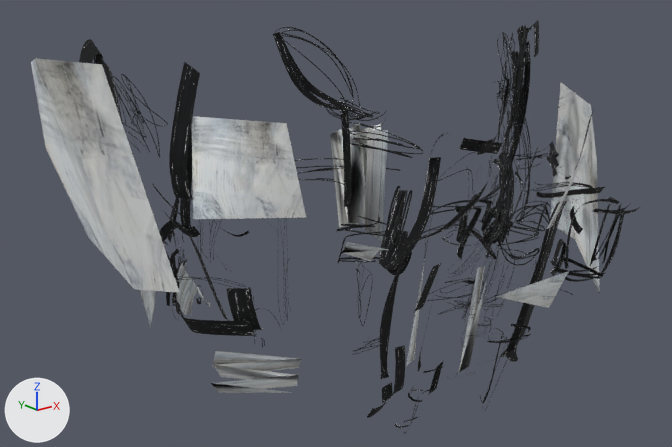
The glTF model docs/systemeundmenschen.glb, before and after one commit.
The view is the same before and after, from a camera (50 mm lens) standing at (-16.67, -19.91, 11.64) and looking at (-0.87, -0.15, 3.74). Arrows for +X, +Y and +Z are at lower left; the lights stay in place. Where no turn or scale is listed for an object, it has been applied to the vertices. Vertices at the same position are counted once.

Names of what the first picture shows: 'black', 'white'.
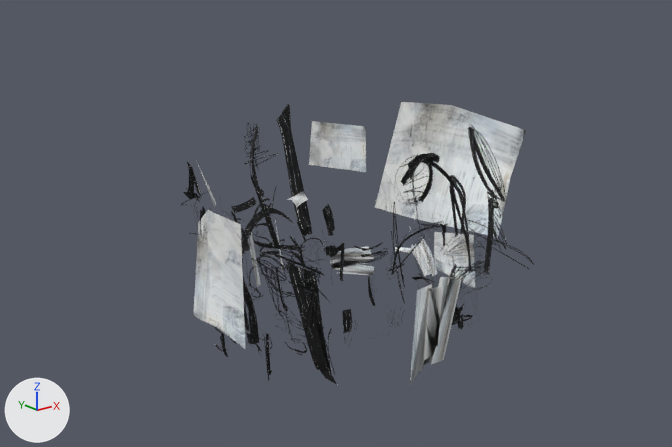
ob_empty is not drawn itself; it is the parent of ob_white, ob_lookat.

Where the newer file only moved an object's origin or applied its transform, the numbers keep the older frame.

Pixel boxes [x1, y1, x2, y2] of what changed, in the pictures (672 x 447 px; the box of a moved part takes in the faces that stretch with it):
'white', reshaped, rescaled (41% narrower, 16% shorter): before [31, 58, 600, 393]; after [193, 102, 526, 384]
'black', mesh turned: before [79, 20, 640, 434]; after [181, 104, 534, 384]
part 2 of me_stizz_sculpture_02_001, moved or reshaped: before [31, 58, 180, 293]; after [375, 102, 526, 237]
part 3 of me_stizz_sculpture_02_001, moved or reshaped: before [330, 123, 388, 242]; after [410, 277, 461, 384]
part 4 of me_stizz_sculpture_02_001, moved or reshaped: before [550, 83, 600, 294]; after [193, 210, 246, 350]
part 5 of me_stizz_sculpture_02_001, moved or reshaped: before [459, 266, 487, 372]; after [248, 232, 260, 287]
part 6 of me_stizz_sculpture_02_001, moved or reshaped: before [342, 242, 389, 261]; after [287, 191, 308, 207]
part 7 of me_stizz_sculpture_02_001, moved or reshaped: before [176, 265, 197, 316]; after [411, 239, 438, 276]
part 8 of me_stizz_sculpture_02_001, moved or reshaped: before [197, 287, 211, 307]; after [395, 247, 412, 253]
part 9 of me_stizz_sculpture_02_001, moved or reshaped: before [140, 116, 591, 393]; after [198, 121, 475, 289]

What changed in the scene script:
```text
Change me_stizz_sculpture_02:
    where me_stizz_sculpture_02.from_pydata(...)  # 20739 vertices, 24086 faces; spans x -7.29..6.56, y -7.34..7.27, z -0.23..9.21
    used by ob_black; location = (0.0, 0.0, 0.0)
    me_stizz_sculpture_02 part 1: the whole mesh is turned -77.9 degrees about the z axis through its middle and scaled by 0.69, then moved by (0.29, 0.28, -1.34)
Change me_stizz_sculpture_02_001:
    used by ob_white; parent = ob_empty; location = (0.0, 0.0, 0.0)
    remove me_stizz_sculpture_02_001.from_pydata(...)  # 1047 vertices, 1338 faces; spans x -8.0..7.1, y -7.0..5.4, z 0.5..8.3
    add me_stizz_sculpture_02_001.from_pydata(...)  # 1047 vertices, 1338 faces; spans x -5.0..6.1, y -4.9..5.0, z 0.4..6.2
    me_stizz_sculpture_02_001 part 2: the loose piece of 7 vertices spanning x -8.0..-5.8, y -1.9..4.9, z 3.0..8.3 is turned -153.6 degrees about the z axis through the mesh origin and scaled by 0.744
    me_stizz_sculpture_02_001 part 3: the loose piece of 16 vertices spanning x 3.3..5.1, y 4.1..5.4, z 0.7..4.8 is turned -153.6 degrees about the z axis through the mesh origin and scaled by 0.744
    me_stizz_sculpture_02_001 part 4: the loose piece of 6 vertices spanning x 4.0..7.1, y -4.8..-1.0, z 1.6..6.6 is turned -153.6 degrees about the z axis through the mesh origin and scaled by 0.744
    me_stizz_sculpture_02_001 part 5: the loose piece of 5 vertices spanning x -1.1..-0.6, y -5.5..-4.9, z 1.1..3.8 is scaled about its middle by (-0.532, -0.746, 0.744), then moved by (-0.3, 8.9, -0.6)
    me_stizz_sculpture_02_001 part 6: the loose piece of 5 vertices spanning x -3.8..-2.9, y -4.6..-4.0, z 4.1..4.6 is turned -153.6 degrees about the z axis through the mesh origin and scaled by 0.744
    me_stizz_sculpture_02_001 part 7: the loose piece of 590 vertices spanning x -4.8..-4.4, y 0.6..1.9, z 1.3..2.9 is turned -153.6 degrees about the z axis through the mesh origin and scaled by 0.744
    me_stizz_sculpture_02_001 part 8: the loose piece of 375 vertices spanning x -4.8..-4.5, y -0.2..0.7, z 2.1..2.4 is turned -153.6 degrees about the z axis through the mesh origin and scaled by 0.744
    me_stizz_sculpture_02_001 part 9: 43 of 1047 vertices moved; they spanned x -6.3..1.0, y -7.0..3.7, z 0.5..7.4 and now span x -2.8..4.4, y -1.1..5.0, z 0.4..5.5; mean shift (6.4, 4.2, -0.8); largest move (-5.6, -4.7, 7.4) -> (2.2, 5.0, 5.5)
Change ob_empty:
    ob_empty.scale: (1.08, 1.08, 1.08) -> (1.0, 1.0, 1.0)
```
